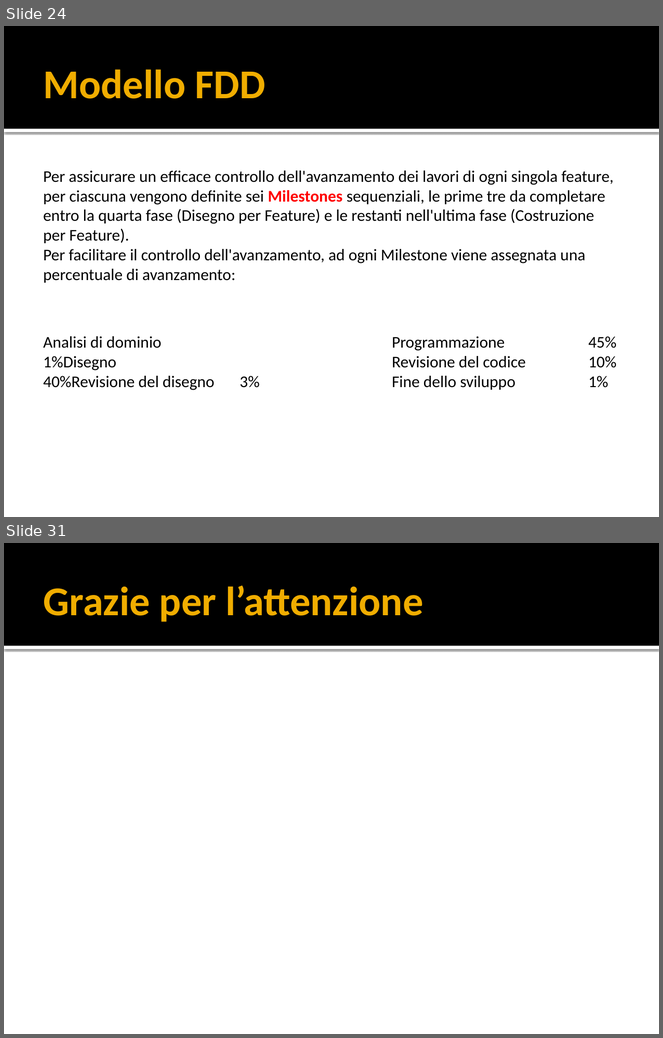
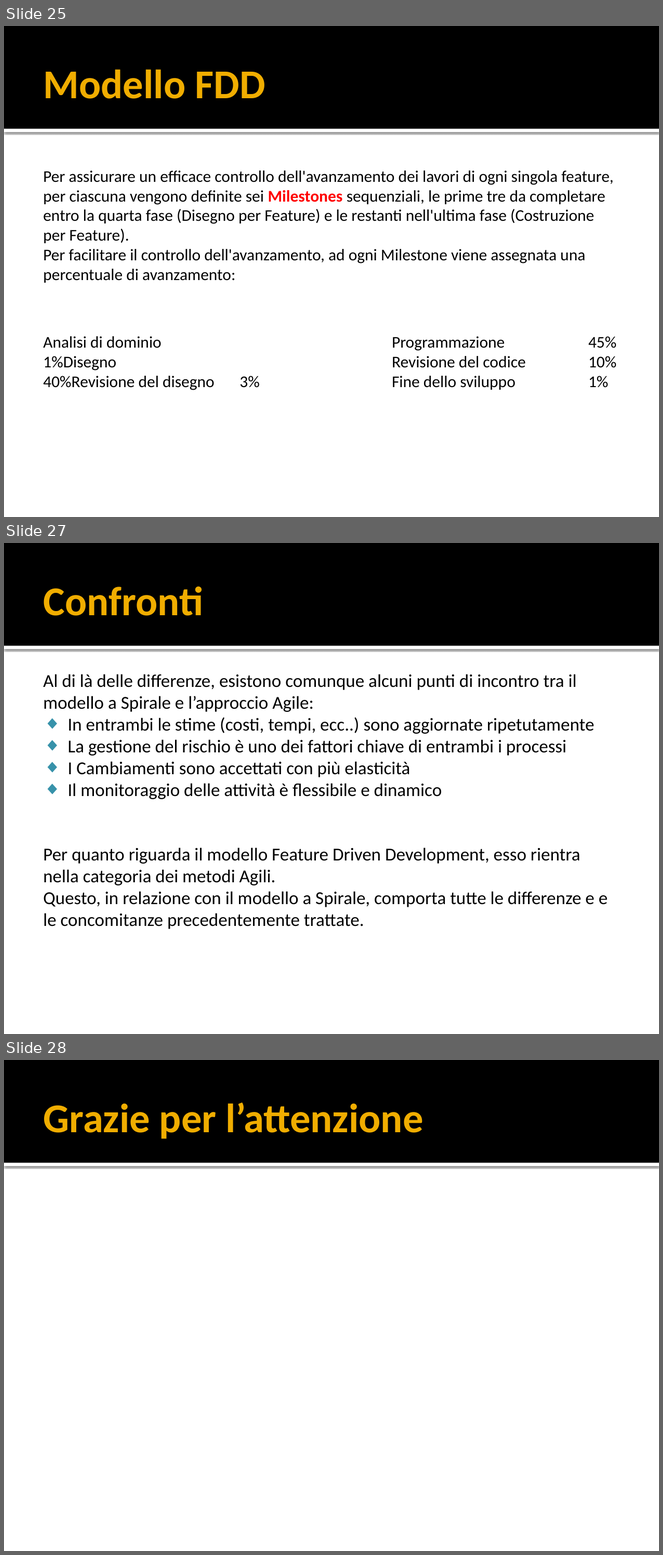
Before and after one commit to yan0z/ISW, a slide deck: Quesito 6 Team/Presentation1.pptx. Shown one above the other, each under a label of ours: slides 24 and 31 before the commit, slides 25, 27 and 28 after it; the slides between them are not shown. The pictures are 663x1038 and 663x1555 pixels, drawn with LibreOffice and Linux fonts; fonts in the diff are those of the drawing. Boxes give left, top, right and bottom in pixels: in the first picture for what was removed or moved away, otherwise in the second. Text is boxed around its words. In the diff, an @@ line names an element or a change of style, - is before the commit and + after.

```diff
--- a/Quesito 6 Team/Presentation1.pptx
+++ b/Quesito 6 Team/Presentation1.pptx
@@ slide 27 added at bbox=[4, 543, 659, 1034], background #FFFFFF; not listed: 2 template elements that a slide beside it also shows @@
@@ title added at bbox=[44, 586, 204, 616], 45 pt, text #F0AD00, bold @@
+Confronti
@@ text added at bbox=[43, 674, 595, 799], 20 pt, text #000000 @@
+Al di là delle differenze, esistono comunque alcuni punti di incontro tra il modello a Spirale e l’approccio Agile:
+◆ In entrambi le stime (costi, tempi, ecc..) sono aggiornate ripetutamente
+◆ La gestione del rischio è uno dei fattori chiave di entrambi i processi
+◆ I Cambiamenti sono accettati con più elasticità
+◆ Il monitoraggio delle attività è flessibile e dinamico
@@ text added at bbox=[43, 848, 608, 929], 20 pt, text #000000 @@
+Per quanto riguarda il modello Feature Driven Development, esso rientra nella categoria dei metodi Agili.
+Questo, in relazione con il modello a Spirale, comporta tutte le differenze e e le concomitanze precedentemente trattate.
@@ what was slide 24 is now slide 25 @@
@@ what was slide 31 is now slide 28 @@
```
Also in this commit, not shown: 7 slides changed, 6 other slides added, 10 slides removed.
